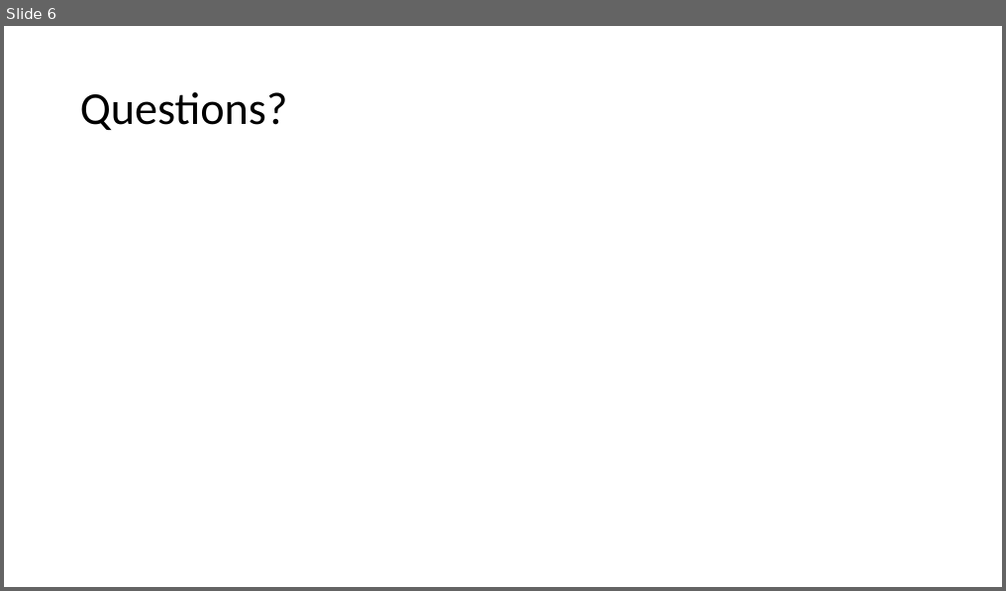
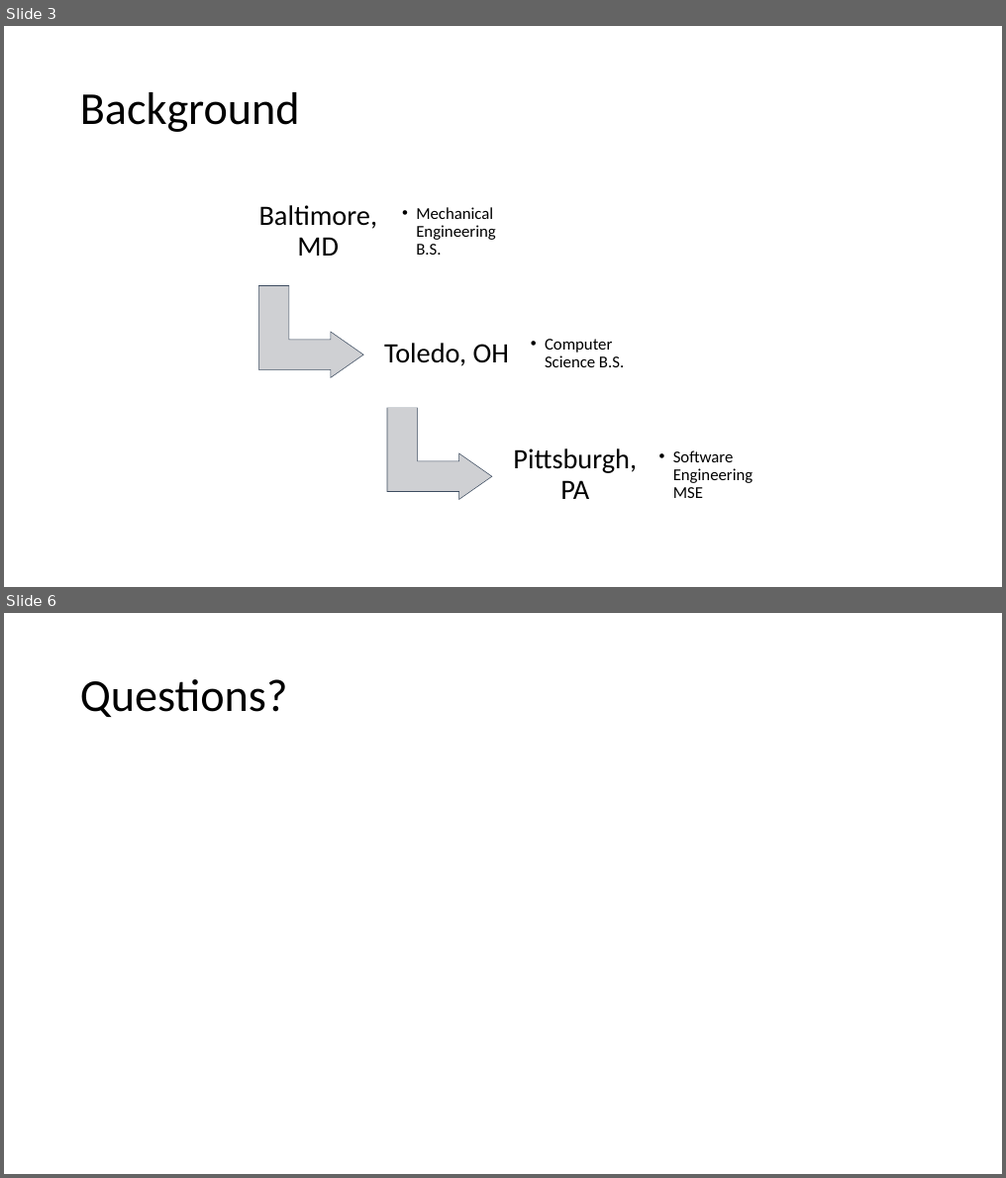
Before and after one commit to cgitrun/Fall-2023, a slide deck: 17603-communication-for-software-leaders/Assignment 3.pptx. Shown one above the other, each under a label of ours: slide 6 before the commit, slides 3 and 6 after it; the slides between them are not shown. The pictures are 1006x591 and 1006x1178 pixels, drawn with LibreOffice and Linux fonts; fonts in the diff are those of the drawing. Boxes give left, top, right and bottom in pixels: in the first picture for what was removed or moved away, otherwise in the second. Text is boxed around its words. In the diff, an @@ line names an element or a change of style, - is before the commit and + after.

```diff
--- a/17603-communication-for-software-leaders/Assignment 3.pptx
+++ b/17603-communication-for-software-leaders/Assignment 3.pptx
@@ slide 3 added at [4, 26, 1002, 587], background #FFFFFF @@
@@ title added at [80, 92, 300, 132], 44 pt, text #000000 @@
+Background
@@ group added at [241, 177, 752, 530]: 6 texts, 3 rounded rectangles, 2 bent up arrows @@
+Baltimore, MD
+  • Mechanical Engineering B.S.
+Toledo, OH
+  • Computer Science B.S.
+Pittsburgh, PA
+  • Software Engineering MSE
```
Also in this commit, not shown: 4 slides changed, 1 slide removed, 1 other file.
